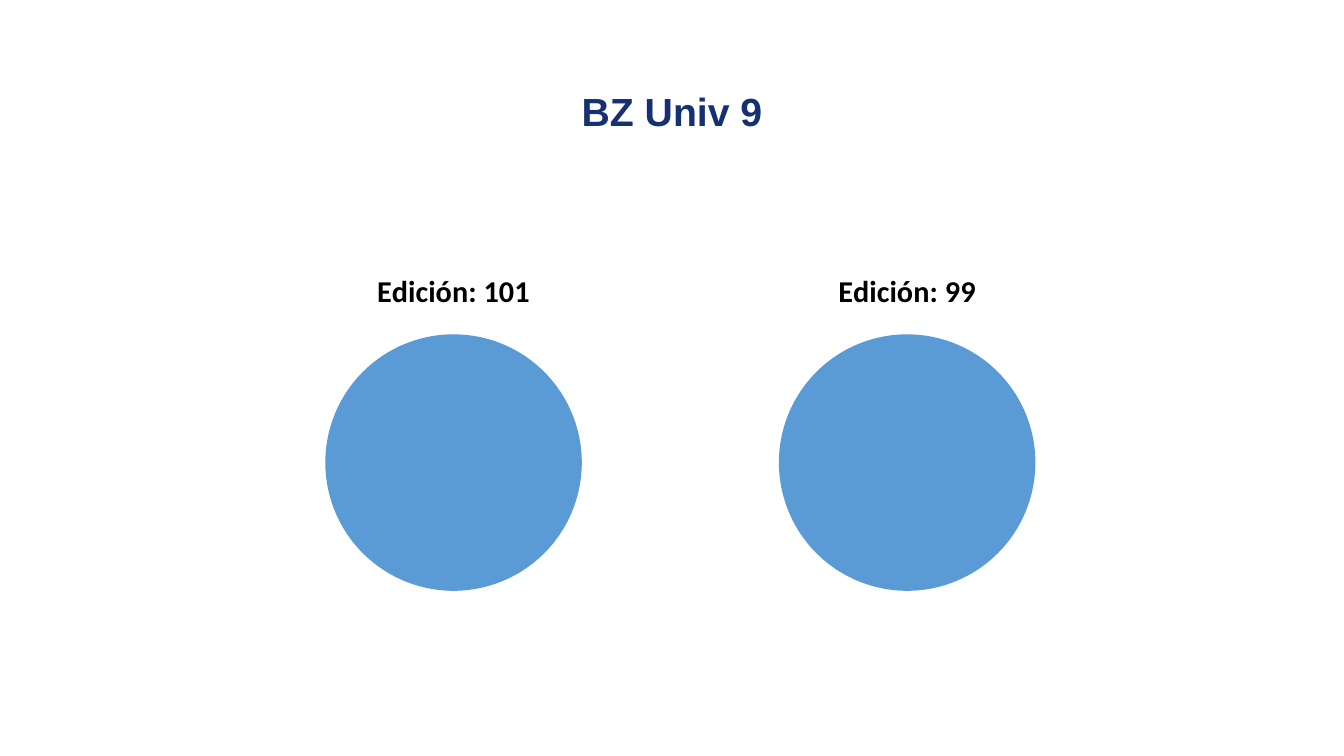
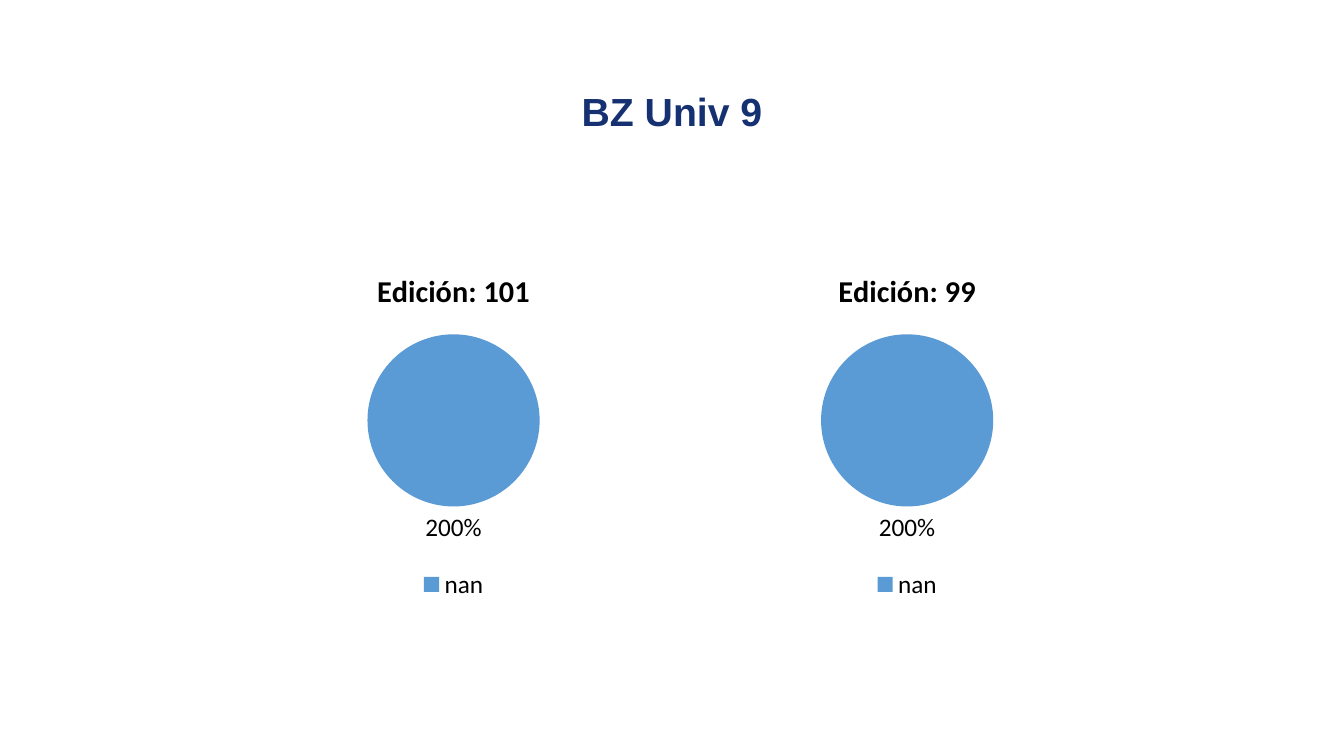
Before and after one commit to david-monroy/sistema-aid, a slide deck: slide 5 of sistemaaid/backend/ia/presentaciones/pruebapresentaciones.pptx. Drawn at 1344x756 pixels with LibreOffice and Linux fonts; fonts in the diff are those of the drawing. Boxes give left, top, right and bottom in pixels: in the first picture for what was removed or moved away, otherwise in the second. Text is boxed around its words. In the diff, an @@ line names an element or a change of style, - is before the commit and + after.

```diff
--- a/sistemaaid/backend/ia/presentaciones/pruebapresentaciones.pptx
+++ b/sistemaaid/backend/ia/presentaciones/pruebapresentaciones.pptx
@@ pie chart at bbox=[252, 252, 655, 605] @@
-categories: 1
+categories: nan
-Edición: 101: 100
+Edición: 101: 2
@@ data labels of Edición: 101 added @@
@@ legend changed @@
@@ pie chart at bbox=[706, 252, 1109, 605] @@
-categories: 1
+categories: nan
-Edición: 99: 100
+Edición: 99: 2
@@ data labels of Edición: 99 added @@
@@ legend changed @@
```
Also in this commit, not shown: 4 other slides changed, 1 slide added, 1 other file.
